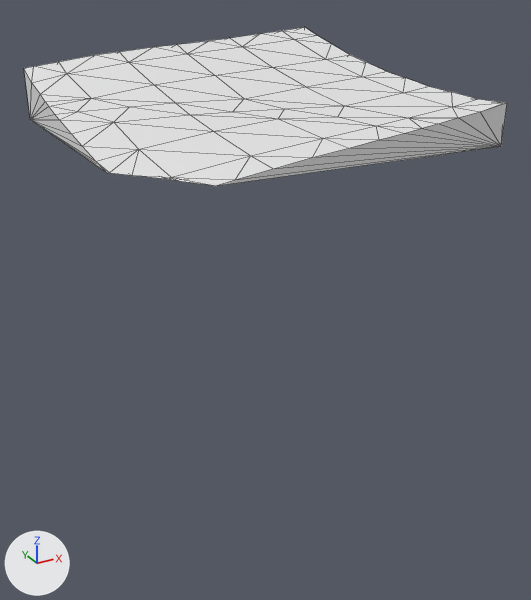
The glTF model assets/terrain/surface_pieces/surf_8_21.glb as it was, and as the next commit left it.
One viewpoint serves both versions: a camera (50 mm lens) standing at (-72.41, -7.02, -27.95) and looking at (-67.39, 2.12, -32.52). The lights are fixed; the arrows at lower left show +X, +Y and +Z. The first picture is the older version. Mesh edges are drawn as thin lines. Where no turn or scale is listed for an object, it has been applied to the vertices.

Names of what the first picture shows: 'geometry_0'.
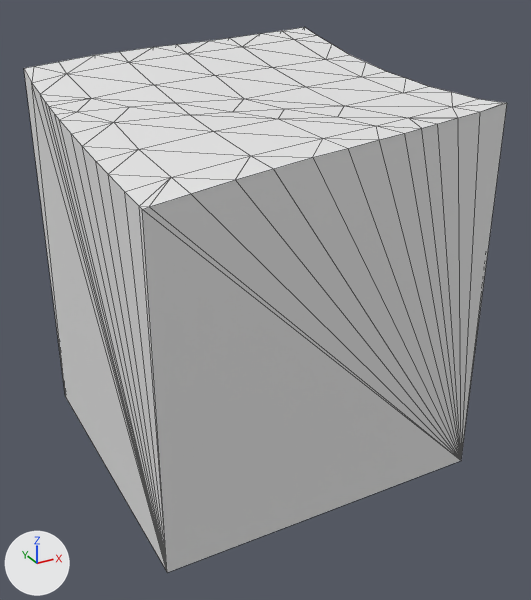
What differs and where, as boxes [x1, y1, x2, y2] in the pictures (531 x 600 px; the box of a moved part takes in the faces that stretch with it):
```json
{"object": "geometry_0", "change": "reshaped", "before": [24, 27, 507, 186], "after": [24, 27, 507, 572], "on screen": "241% taller"}
{"part": 1, "of": "me_geometry_0", "change": "moved or reshaped", "before": [24, 70, 505, 186], "after": [24, 70, 505, 572]}
```

Edits to the scene script, one JSON object a line:
```json
{"block": "me_geometry_0", "where": "# used by ob_geometry_0; location = (0.0, 0.0, 0.0)"}
{"op": "remove", "block": "me_geometry_0", "code": "me_geometry_0.from_pydata(...)  # 85 vertices, 166 faces; spans x -70.0..-65.0, y 0.0..5.0, z -30.0..-28.78"}
{"op": "add", "block": "me_geometry_0", "code": "me_geometry_0.from_pydata(...)  # 84 vertices, 164 faces; spans x -70.0..-65.0, y 0.0..5.0, z -35.0..-28.78"}
{"block": "me_geometry_0", "change": "me_geometry_0 part 1"}
{"block": "me_geometry_0", "change": "7 vertices are removed from x -70.0..-65.0, y 0.0..5.0, z -30.0"}
{"block": "me_geometry_0", "change": "61 faces are deleted"}
{"block": "me_geometry_0", "change": "4 vertices move from x -69.51..-69.16, y 0.0..0.53, z -30.0 to x -70.0..-69.45, y 0.0..0.53, z -30.13..-30.05"}
{"block": "me_geometry_0", "change": "6 vertices are added at (-70.0, 5.0, -35.0), (-70.0, 0.0, -35.0), (-70.0, 1.08, -30.01), (-70.0, 0.0, -30.14), (-65.0, 5.0, -35.0), (-65.0, 0.0, -35.0)"}
{"block": "me_geometry_0", "change": "59 new faces join them"}
```
